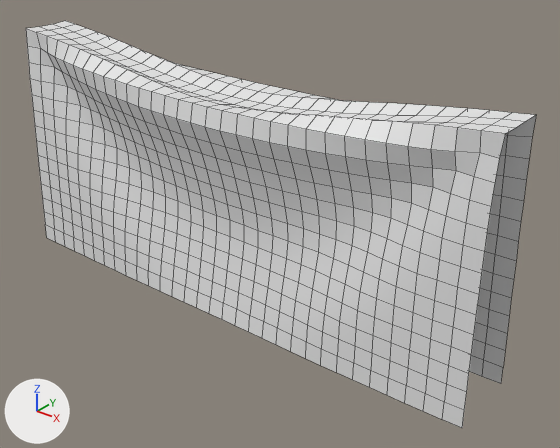
One commit to the FBX model Assets/BlenderModels/blanket-clothesline.fbx: the scene before it, then after it.
Camera for both pictures: a 50 mm lens placed at (2.06, -2.26, 0.77), pointed at (0.19, 0.07, -0.68). Lighting does not change. The marker at lower left points along +X, +Y and +Z. Mesh edges are drawn as thin lines.

In view in the first picture: 'Blanket'.
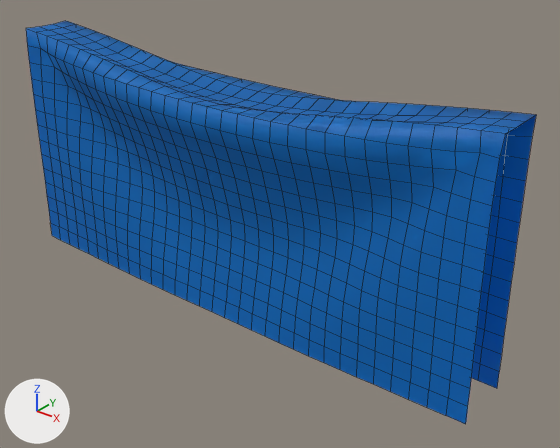
Commit message: Better blanket

Location of each change, (x1, y1, x2, y2) in pixels of the pictures (560 x 448 px; the box of a moved part takes in the faces that stretch with it):
'Blanket', reshaped: before (26, 21, 536, 428); after (26, 21, 534, 416)
'Blanket.001', added (blue): after (26, 24, 536, 424)
part 1 of me_blanket_mesh_001, moved or reshaped: before (29, 62, 529, 428); after (29, 62, 528, 416)
part 2 of me_blanket_mesh_001, recoloured (grey to blue): before (26, 21, 536, 240); after (26, 21, 534, 233)

Edits to the bpy script that builds the scene:
```text
Add mat_blanker:
    mat_blanker = principled_material('blanker')
    mat_blanker.base_color = (0.00524, 0.249, 0.8)  # blue #1089e7
Change me_blanket_mesh_001:
    where me_blanket_mesh_001.from_pydata(...)  # 1024 vertices, 961 faces; spans x -1.2..1.2, y -0.21..0.21, z -1.11..0.0
    used by ob_blanket; location = (0.0, 0.0, 0.0)
    me_blanket_mesh_001 part 1: 506 of 1024 vertices moved; they spanned x -1.2..1.2, y -0.17..0.16, z -1.11..-0.24 and now span x -1.2..1.2, y -0.14..0.14, z -1.11..-0.24; mean shift (0.0, 0.0, 0.0); largest move (1.2, 0.16, -1.09) -> (1.2, 0.13, -1.09)
    me_blanket_mesh_001 part 2: 961 faces spanning x -1.2..1.2, y -0.21..0.21, z -1.11..0.0 switch from no material to mat_blanker (blue #1089e7)
Add me_blanket_mesh_006:
    me_blanket_mesh_006.from_pydata(...)  # 1024 vertices, 961 faces; spans x -1.2..1.2, y -0.21..0.21, z -1.11..0.0
    me_blanket_mesh_006.materials.append(mat_blanker)  # blue #1089e7
Add ob_blanket_001:
    ob_blanket_001 = bpy.data.objects.new('Blanket.001', me_blanket_mesh_006)
    ob_blanket_001.location = (0.0, 0.0, 0.0)
```
